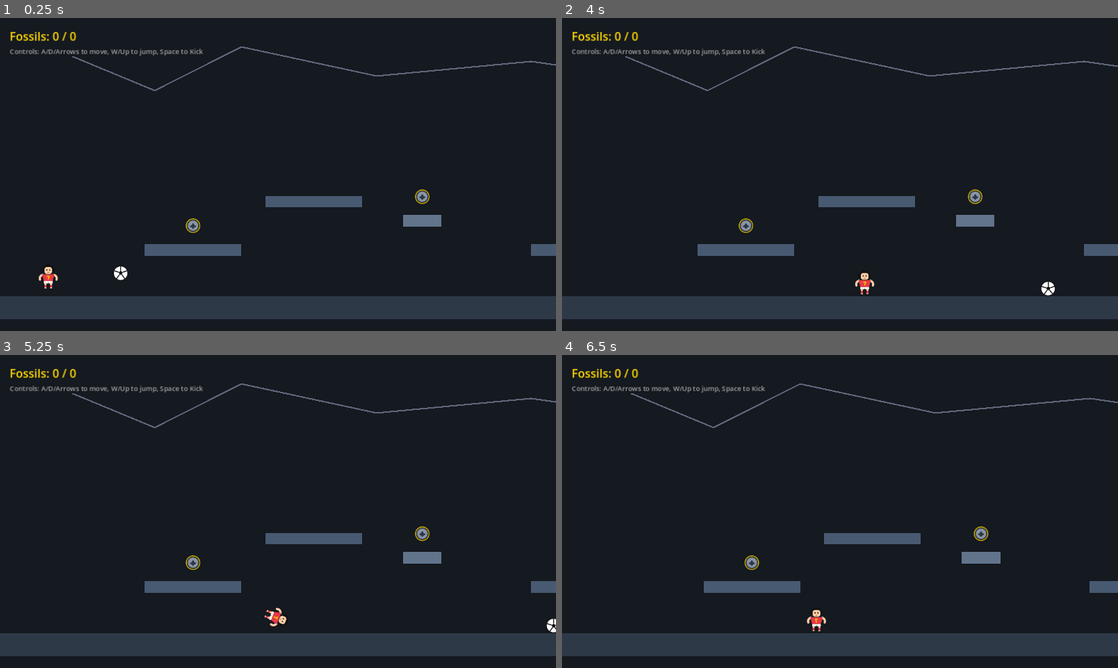
Above: before the commit, frames 1-4 (two rows, left to right).
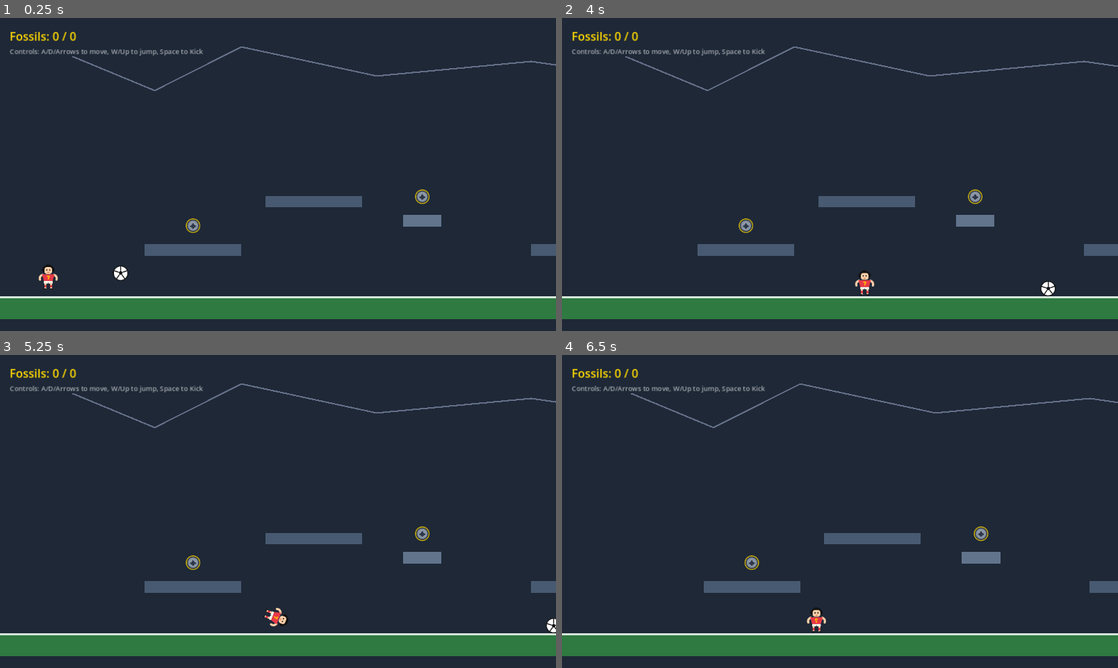
Above: after the commit, the same moments.

Repository: marcosjunqueira/lucas-game
Game: Godot game, scene res://main.tscn
Same seed, same stepped clock (60 frames per second), same inputs: the game is played once before the commit and once after it.
Inputs (mouse positions are in pixels of both pictures, inside the frame that each line leads up to):
- Up to frame 1 (0.25 s): no input
- Up to frame 2 (4 s): tap Enter at 0.5, 1.35, 2.85 s; move the mouse to (962, 158) at 0.52 s; hold Enter 0.53-1.28 s; hold Right (ui_right) 0.53-2.03 s; click (962, 158) at 0.67 s; tap Space at 0.77, 1.52, 3.02, 3.77 s; move the mouse to (728, 190) at 1.27 s; move the mouse to (895, 105) at 2.02 s; hold Left (ui_left) 2.03-2.78 s; hold Enter 2.03-2.78 s; move the mouse to (812, 237) at 2.77 s; hold Right (ui_right) from 2.78 s (still down); click (812, 237) at 2.92 s; move the mouse to (1006, 221) at 3.52 s; hold Enter from 3.53 s (still down)
- Up to frame 3 (5.25 s): move the mouse to (111, 464) at 4.27 s; release Right (ui_right) at 4.28 s; release Enter at 4.28 s; hold Left (ui_left) 4.28-5.03 s; tap Enter at 4.35 s; tap Space at 4.52 s; move the mouse to (305, 511) at 5.02 s; hold Right (ui_right) from 5.03 s (still down); hold Enter from 5.03 s (still down); click (305, 511) at 5.17 s
- Up to frame 4 (6.5 s): move the mouse to (756, 433) at 5.77 s; release Right (ui_right) at 5.78 s; release Enter at 5.78 s; hold Left (ui_left) from 5.78 s (still down); tap Enter at 5.85 s; tap Space at 6.02 s

The runs differ from the first frame. In frame 1, 7.3% of the frame differs, in the area x 0-100%, y 88-97%; in frame 2, 7.3%; in frame 3, 7.3%; in frame 4, 7.3%.

Commit message:
Implement green soccer pitch visuals and prevent opponent own goals

Diff:
--- a/main.tscn
+++ b/main.tscn
@@ -26,7 +26,7 @@
 [node name="SpaceBackground" type="ColorRect" parent="."]
 offset_right = 2000.0
 offset_bottom = 648.0
-color = Color(0.0823529, 0.0980392, 0.12549, 1)
+color = Color(0.117647, 0.156863, 0.215686, 1)
 
 [node name="StarsDecoration" type="Line2D" parent="."]
 points = PackedVector2Array(150, 80, 151, 80, 320, 150, 321, 150, 500, 60, 501, 60, 780, 120, 781, 120, 1100, 90, 1101, 90, 1450, 140, 1451, 140, 1720, 70, 1721, 70)
@@ -57,10 +57,22 @@
 offset_top = -24.0
 offset_right = 1000.0
 offset_bottom = 24.0
-color = Color(0.180392, 0.223529, 0.282353, 1)
+color = Color(0.180392, 0.478431, 0.25098, 1)
+
+[node name="WhiteLine" type="ColorRect" parent="Floor"]
+offset_left = -1000.0
+offset_top = -24.0
+offset_right = 1000.0
+offset_bottom = -20.0
+color = Color(1, 1, 1, 0.8)
 
 [node name="CollisionShape2D" type="CollisionShape2D" parent="Floor"]
 shape = SubResource("RectangleShape2D_Floor")
+
+[node name="PenaltyAreaLine" type="Line2D" parent="."]
+points = PackedVector2Array(1550, 576, 1550, 460, 1850, 460)
+width = 3.0
+default_color = Color(1, 1, 1, 0.4)
 
 [node name="Step1" type="StaticBody2D" parent="."]
 position = Vector2(400, 480)
--- a/opponent.gd
+++ b/opponent.gd
@@ -43,6 +43,9 @@
 	velocity.x = move_toward(velocity.x, target_vel_x, SPEED * 6 * delta)
 	move_and_slide()
 
+	# Clamp opponent position to prevent own-goals or crossing the patrol limit
+	global_position.x = clamp(global_position.x, patrol_left, patrol_right)
+
 	# Apply push back force to the ball on contact to defend the goal
 	for i in get_slide_collision_count():
 		var collision = get_slide_collision(i)
